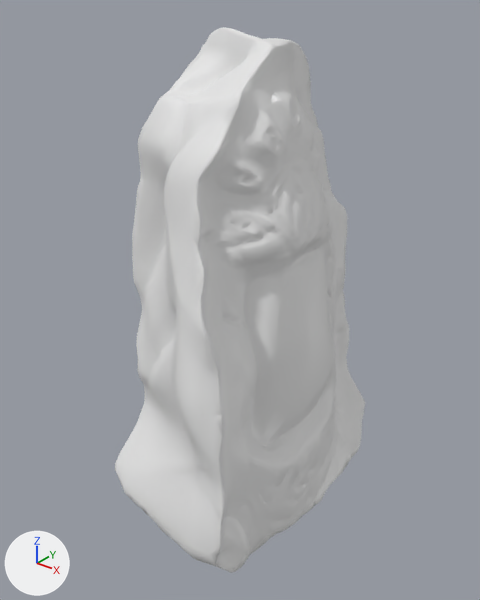
The FBX model In Game Files/Assets/3D/kayalar/kaya3/kaya3.fbx: old version first, new version second.
Camera for both pictures: a camera (50 mm lens) standing at (1.82, -2.29, 1.4) and looking at (0.01, -0.03, 0.0). The axes (+X, +Y, +Z) are drawn at lower left. The lights are the same throughout. The older version comes first.

Script lines for the objects in view, before the commit:
```python
me_cube_001 = bpy.data.meshes.new('Cube.001')
me_cube_001.from_pydata(...)  # 3948 vertices, 7728 faces; spans x -0.61..0.5, y -0.76..0.68, z -1.07..1.22
ob_loww = bpy.data.objects.new('loww', me_cube_001)
ob_loww.location = (0.0, 0.0, 0.0)
```
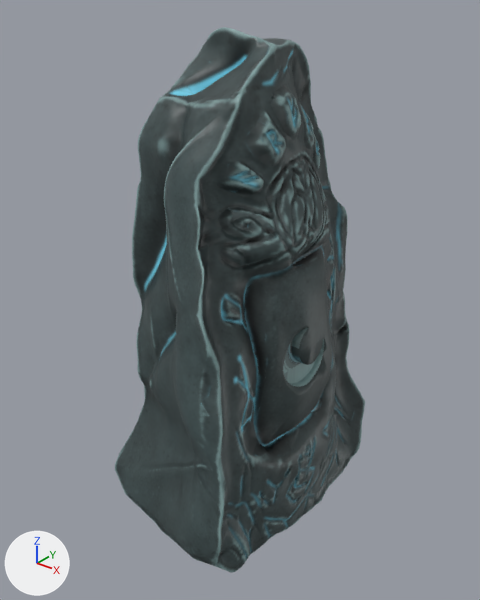
Edits to the bpy script that builds the scene:
```text
Add img_kaya3_basecolor_png:
    img_kaya3_basecolor_png = load_image('kaya3_baseColor.png', 'kaya3_baseColor.png', 1024, 1024, 'sRGB')
Add img_kaya3_normal_png:
    img_kaya3_normal_png = load_image('kaya3_normal.png', 'kaya3_normal.png', 1024, 1024, 'Non-Color')
Add img_kaya3_emissive_png:
    img_kaya3_emissive_png = load_image('kaya3_emissive.png', 'kaya3_emissive.png', 1024, 1024, 'sRGB')
Add mat_material_004:
    mat_material_004 = bpy.data.materials.new('Material.004')
    # uses the picture img_kaya3_basecolor_png
    # uses the picture img_kaya3_emissive_png
    # uses the picture img_kaya3_normal_png
Change me_cube_001:
    used by ob_loww; location = (0.0, 0.0, 0.0)
    remove me_cube_001.from_pydata(...)  # 3948 vertices, 7728 faces; spans x -0.61..0.5, y -0.76..0.68, z -1.07..1.22
    add me_cube_001.from_pydata(...)  # 4606 vertices, 8341 faces; spans x -0.61..0.5, y -0.76..0.68, z -1.07..1.22
    me_cube_001 part 1: 4 vertices removed from x 0.44..0.46, y -0.23..-0.09, z -0.24..-0.07; 662 vertices added at x 0.4..0.47, y -0.31..0.1, z -0.42..0.26
    me_cube_001 part 2: 7664 faces spanning x -0.61..0.5, y -0.76..0.68, z -1.07..1.22 switch from no material to mat_material_004
```

Where the change shows, as pixel boxes [x1, y1, x2, y2] in the pictures (480 x 600 px):
part 1 of me_cube_001, cut back: before [276, 336, 325, 409]; after [263, 265, 331, 444]
part 2 of me_cube_001, recoloured (white to grey): [115, 27, 365, 573] in both
